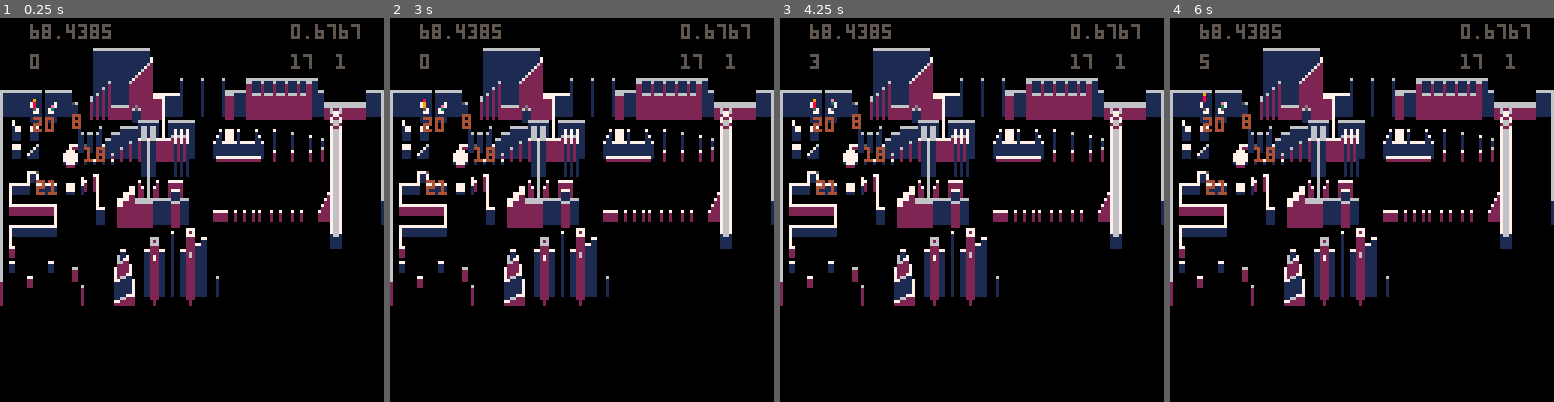
Above: before the commit, frames 1-4 (left to right).
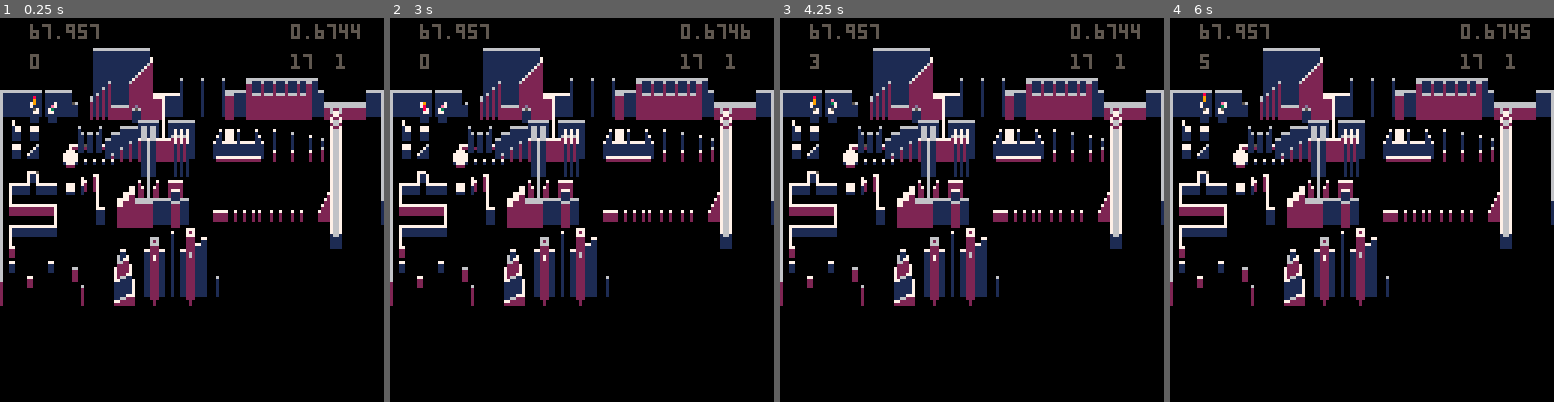
Above: after the commit, the same moments.

Repository: arnodick/tiny_parkour
Game: PICO-8 cartridge tinyp.p8
Same seed, same stepped clock (60 frames per second), same inputs: the game is played once before the commit and once after it.
Inputs:
- Up to frame 1 (0.25 s): no input
- Up to frame 2 (3 s): tap O (Z key) at 0.33, 0.7, 1.43, 2.22 s; tap X (X key) at 1.07, 2.07, 2.4, 2.73 s
- Up to frame 3 (4.25 s): tap X (X key) every 0.33 s from 3.07 to 4.07 s; tap O (Z key) at 3.1, 3.98 s
- Up to frame 4 (6 s): tap X (X key) every 0.33 s from 4.4 to 5.73 s; tap O (Z key) at 4.87, 5.75 s

The runs differ from the first frame. In frame 1, 0.7% of the frame differs, in the area x 8-93%, y 1-47%; in frame 2, 0.8%, in the area x 8-94%, y 1-47%; in frame 3, 0.7%; in frame 4, 0.7%.

Commit message:
cleaning up movement code

Diff:
--- a/tinyp.p8
+++ b/tinyp.p8
@@ -128,7 +128,7 @@
 
 function doplayer()
 	p.xspeed=0 p.yspeed=0
-	local ph=mget(p.x,p.y)
+	local gh=mget(p.x,p.y)
 	if(btn (5) or btn(4)) then
 		if btn(5) then p.speed=0.34 else p.speed=0.5 end
 		if(btn (0))then p.xspeed=-p.speed end
@@ -138,40 +138,35 @@
 	else p.x=flr(p.x) p.y=flr(p.y)
 	end
 	--if on the ground then
-	if p.z==-ph then fall=0 ground+=1
+	if p.z>=-gh then
 	 --can jump while
-	 if ground>2 then
+	 if ground>0 then
 			if(btnp(4)) then p.zspeed=p.speed sfx(3,1) end
 		end
-		--die if it is bottom z level
+		--if hit ground, die
 		if flc!=13 then
-			--if hit ground, die
-			if ph==0 then
-	 		if p.z==0 then
-	 			del(actor,dead)
-	 			dead=makeactor(p.x,p.y,p.z,1,2,8)
-	 			if fall>10 then
-	 				del(splat,s)
-	 				s=makesplat(p.x,p.y,p.xspeed,p.yspeed)
-	 			end
-	 			p.x=p.xs p.y=p.ys
-	 			for x=1,#buttons do
-	 				buttons[x].pressed=false
-	 			end
-	 			sfx(2,2)
-	 			reload(0x1000,0x1000,8192)
-	 			for b in all(buttons) do del(buttons,b) end
-	 			buttons_i()
+			if gh==0 then
+	 		del(actor,dead)
+	 		dead=makeactor(p.x,p.y,p.z,1,2,8)
+	 		if fall>10 then
+	 			del(splat,s)
+	 			s=makesplat(p.x,p.y,p.xspeed,p.yspeed)
 	 		end
+	 		--todo: maybe delete and reinit player here?
+	 		p.x=p.xs p.y=p.ys
+	 		sfx(2,2)
+	 		reload(0x1000,0x1000,8192)
+	 		for b in all(buttons) do del(buttons,b) end
+	 		buttons_i()
 			end
 		end
-	end
+		fall=0 ground+=1
+	end
+
 	--if not next to a wall, move
 	if(p.z-1<=-mget(p.x+p.xspeed,p.y+p.yspeed)) then
 		p.x+=p.xspeed p.y+=p.yspeed
 	end
-
-	--if(btn (4)) and p.z<mget(p.x,p.y) then p.zspeed=p.speed*2 end
 	p.z-=p.zspeed
 
 	--if in the air, fall
@@ -181,8 +176,6 @@
 	--if not, stand at map's height
 	else p.z=-mget(p.x,p.y) --fall=0
 	end
-	timer+=1
-	--if p.zspeed < 0 then sfx(2,1) end
 end
 
 function doitem(i)
@@ -250,7 +243,7 @@
  pset(i.x,i.y+i.z,i.c1)
  pset(i.x,i.y-1+i.z,i.c1)
  pset(i.x,i.y-2+i.z,i.c2)
-	print(i.n+1,i.x,i.y,4)
+	--print(i.n+1,i.x,i.y,4)
 end
 
 function _init()
@@ -294,7 +287,6 @@
 
 	foreach(items,drawitem)
 	foreach(buttons,drawbutton)
-	--foreach(actor,drawactor)
 
 	--debug
 	print(stat(0),10,-30)
@@ -309,6 +301,7 @@
 	doplayer()
 	foreach(items,doitem)
 	foreach(buttons,dobutton)
+	timer+=1
 end
 
 __gfx__
